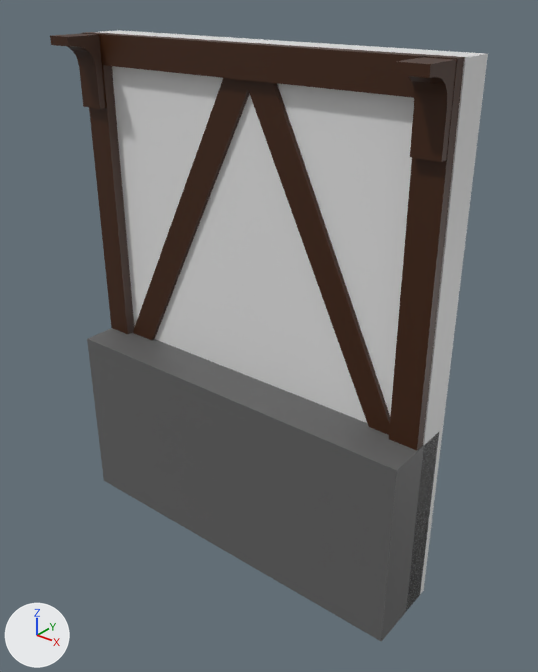
Two versions of the FBX model 3D/Batiment/MaisonRicheVillage/MaisRich_Mur_sol.fbx, one commit apart.
The view is the same before and after, from a 50 mm lens placed at (0.331, -0.395, 0.431), pointed at (0.017, -0.002, 0.187). Arrows for +X, +Y and +Z are at lower left; the lights stay in place. Where no turn or scale is listed for an object, it has been applied to the vertices.
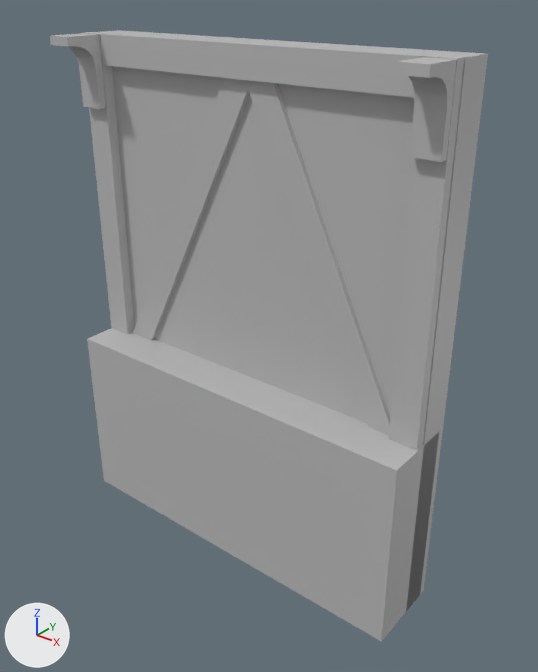
Location of each change, (x1, y1, x2, y2) in pixels of the pictures (538 x 672 px):
part 1 of me_mesh, recoloured: (100, 30, 488, 611) in both
part 2 of me_mesh, recoloured (brown to grey): (50, 32, 465, 450) in both
part 3 of me_mesh, recoloured: (87, 328, 439, 641) in both

The change in detail:
me_mesh has 144 vertices, 126 faces and spans x -0.152..0.152, y -0.032..0.032, z -0.197..0.197.
me_mesh is used by ob_polysurface68; location (-0.0003, -0.0105, 0.1954).
me_mesh part 1: all 6 faces that had it switch from mat_mur (white #e5e5e5) to mat_lambert1 (grey #bcbcbc).
me_mesh part 2: all 114 faces that had it switch from mat_bois (brown #3d1c00) to mat_lambert1 (grey #bcbcbc).
me_mesh part 3: all 5 faces that had it switch from mat_pierre (dark grey #626262) to mat_lambert1 (grey #bcbcbc).
